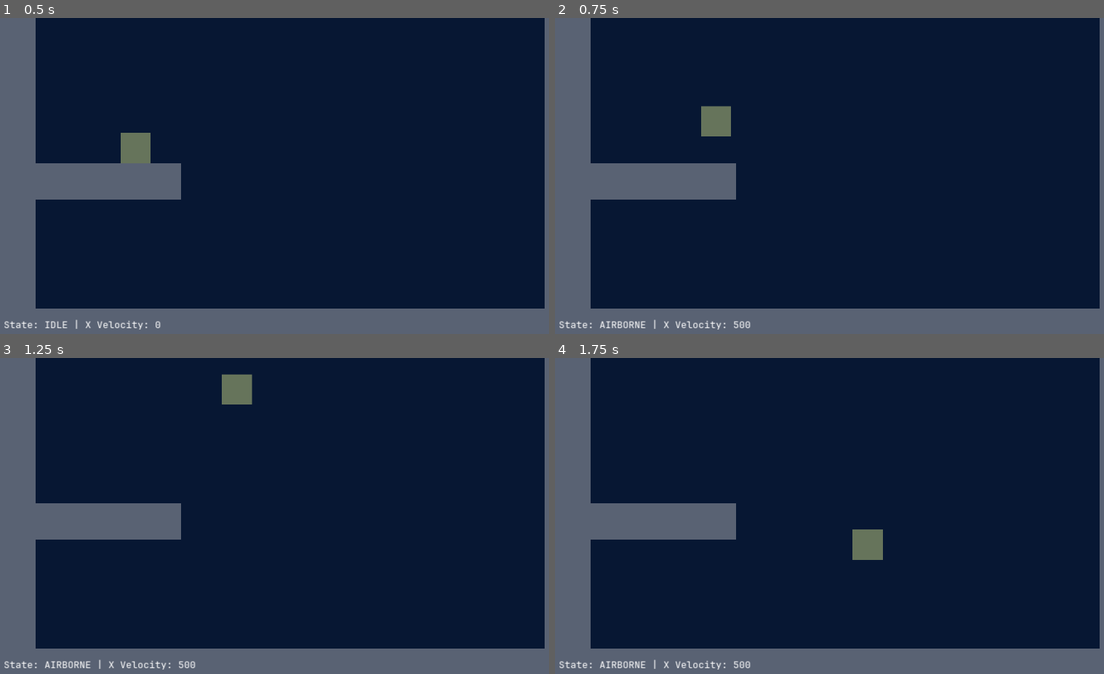
Above: before the commit, frames 1-4 (two rows, left to right).
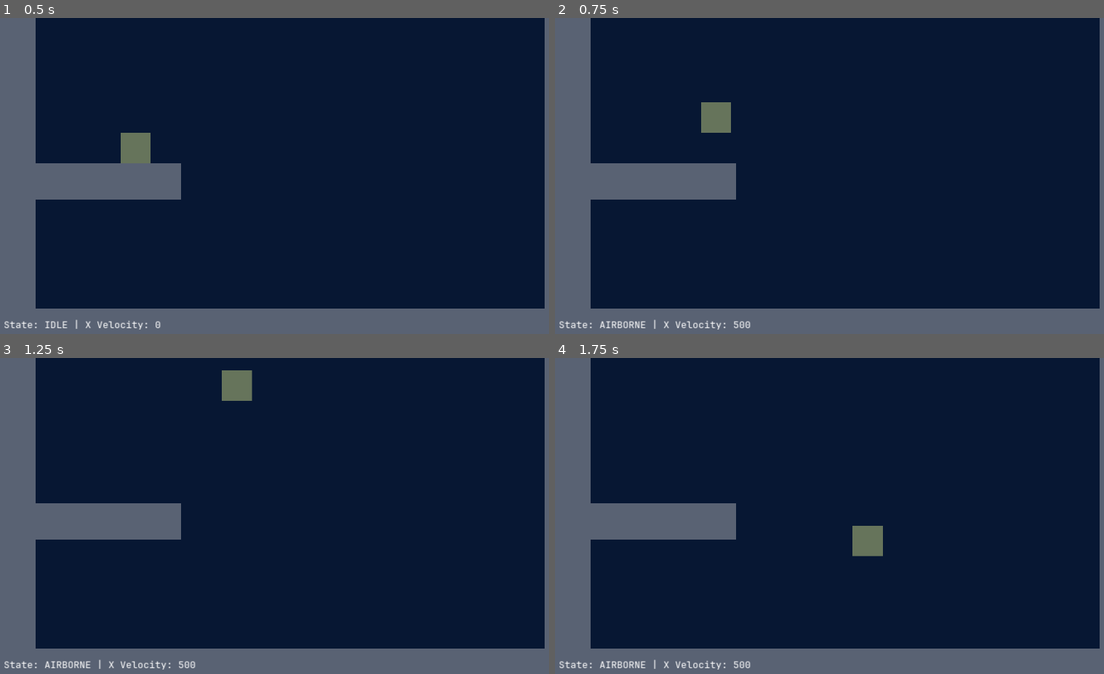
Above: after the commit, the same moments.

Repository: jennaknudsen/movement-sandbox
Game: Godot game, scene res://levels/sandbox.tscn
Same seed, same stepped clock (60 frames per second), same inputs: the game is played once before the commit and once after it.
Inputs:
- Up to frame 1 (0.5 s): no input
- Up to frame 2 (0.75 s): tap Enter at 0.5 s; hold D (move_right) from 0.53 s (still down); tap Space (jump) at 0.6 s
- Up to frame 3 (1.25 s): keep holding D (move_right); tap Space (jump) at 0.77, 1.07 s
- Up to frame 4 (1.75 s): keep holding D (move_right); tap Space (jump) at 1.35, 1.52 s

Frame 1 is identical in both runs. In frame 2, 0.1% of the frame differs, in the area x 26-33%, y 26-38%; in frame 3, 0.1%, in the area x 40-46%, y 3-15%; in frame 4, 0.1%.

Commit message:
Added a basic jump animation

Diff:
--- a/entities/character/player_character.gd
+++ b/entities/character/player_character.gd
@@ -40,6 +40,7 @@
     if Input.is_action_just_pressed("jump") and _can_floor_jump():
         #emit_signal("is_jumping")
         state = States.JUMPSQUAT
+        $AnimationPlayer.play("jump")
 
     # perform various actions based on state
     match state:
--- a/entities/character/player_character.tscn
+++ b/entities/character/player_character.tscn
@@ -82,6 +82,30 @@
 "transitions": PackedFloat32Array(1),
 "update": 1,
 "values": [PackedVector2Array()]
+}
+tracks/5/type = "value"
+tracks/5/imported = false
+tracks/5/enabled = true
+tracks/5/path = NodePath("PlayerCollision:scale")
+tracks/5/interp = 1
+tracks/5/loop_wrap = true
+tracks/5/keys = {
+"times": PackedFloat32Array(0),
+"transitions": PackedFloat32Array(1),
+"update": 0,
+"values": [Vector2(1, 1)]
+}
+tracks/6/type = "value"
+tracks/6/imported = false
+tracks/6/enabled = true
+tracks/6/path = NodePath("CharacterSprite:scale")
+tracks/6/interp = 1
+tracks/6/loop_wrap = true
+tracks/6/keys = {
+"times": PackedFloat32Array(0),
+"transitions": PackedFloat32Array(1),
+"update": 0,
+"values": [Vector2(1, 1)]
 }
 
 [sub_resource type="CanvasTexture" id="CanvasTexture_15txe"]
@@ -151,9 +175,39 @@
 "values": [PackedVector2Array(), PackedVector2Array(-39, 207, 23, -16, 310, -36, 280, 100, 148, 185), PackedVector2Array(-39, 207, -116, -216, 198, -208, 310, -36, 280, 100, 148, 185), PackedVector2Array()]
 }
 
+[sub_resource type="Animation" id="Animation_c4y5l"]
+resource_name = "jump"
+length = 0.500002
+step = 0.0166667
+tracks/0/type = "value"
+tracks/0/imported = false
+tracks/0/enabled = true
+tracks/0/path = NodePath("CharacterSprite:scale")
+tracks/0/interp = 1
+tracks/0/loop_wrap = true
+tracks/0/keys = {
+"times": PackedFloat32Array(0, 0.0166667, 0.0333333, 0.0833333),
+"transitions": PackedFloat32Array(1, 1, 1, 1),
+"update": 0,
+"values": [Vector2(1.5, 0.667), Vector2(1, 1), Vector2(0.8, 1.25), Vector2(1, 1)]
+}
+tracks/1/type = "value"
+tracks/1/imported = false
+tracks/1/enabled = true
+tracks/1/path = NodePath("PlayerCollision:scale")
+tracks/1/interp = 1
+tracks/1/loop_wrap = true
+tracks/1/keys = {
+"times": PackedFloat32Array(0, 0.0166667, 0.0333333, 0.0833333),
+"transitions": PackedFloat32Array(1, 1, 1, 1),
+"update": 0,
+"values": [Vector2(1.5, 0.667), Vector2(1, 1), Vector2(0.8, 1.25), Vector2(1, 1)]
+}
+
 [sub_resource type="AnimationLibrary" id="AnimationLibrary_qyx8w"]
 _data = {
 "RESET": SubResource("Animation_3fgto"),
+"jump": SubResource("Animation_c4y5l"),
 "sword_slice": SubResource("Animation_0qdth")
 }
 
Not shown: 1 places in entities/character/player_character.tscn that only renumber resources
